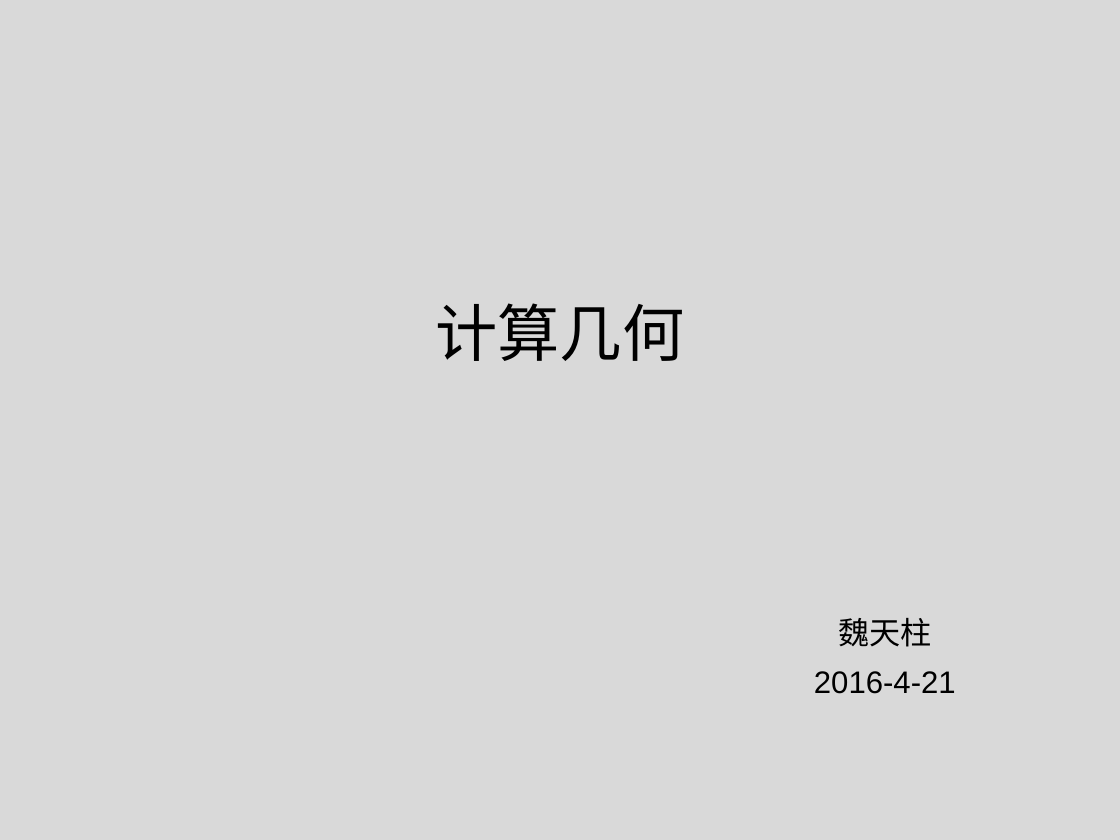
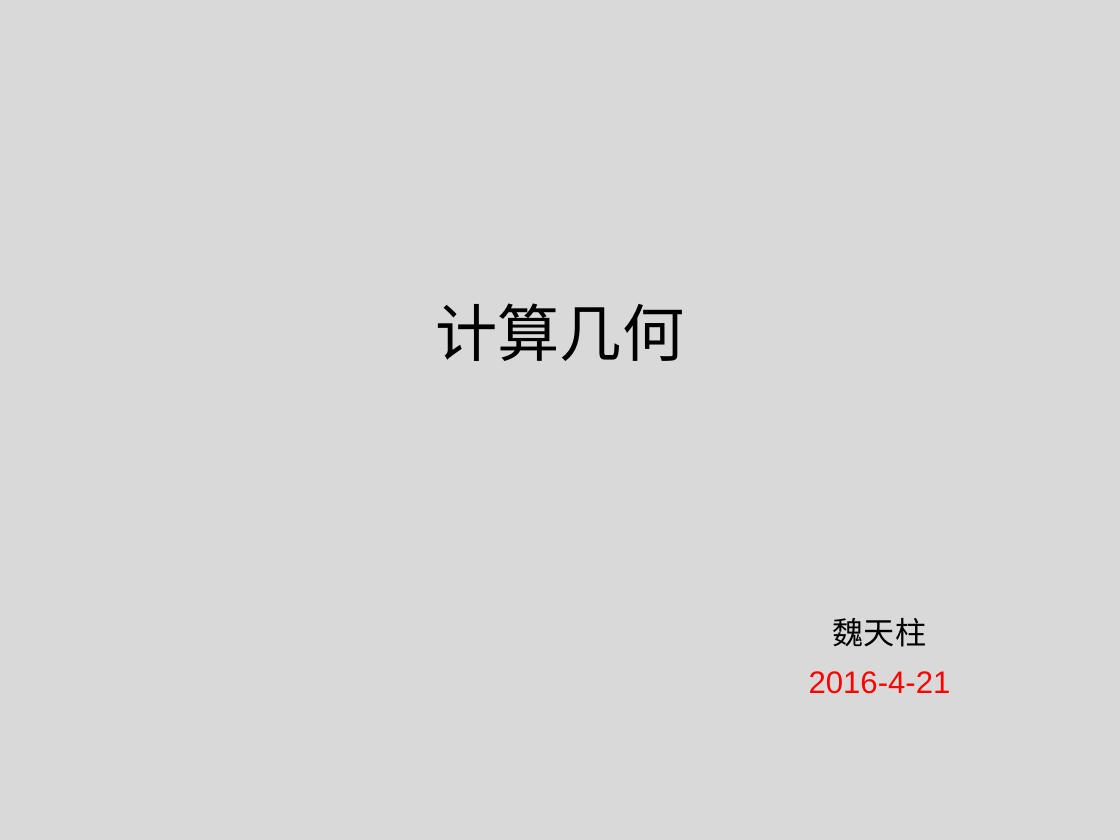
Before and after one commit to tianzhuwei/PPT, a slide deck: slide 1 of 第二讲快排+计算几何.pptx. Drawn at 1120x840 pixels with LibreOffice and Linux fonts; fonts in the diff are those of the drawing. Boxes give left, top, right and bottom in pixels: in the first picture for what was removed or moved away, otherwise in the second. Text is boxed around its words. In the diff, an @@ line names an element or a change of style, - is before the commit and + after.

```diff
--- a/第二讲快排+计算几何.pptx
+++ b/第二讲快排+计算几何.pptx
@@ subtitle at (809, 671, 951, 694): text colour #000000 to #FF0000 in "2016-4-21" @@
```
Also in this commit, not shown: 4 other slides changed.
